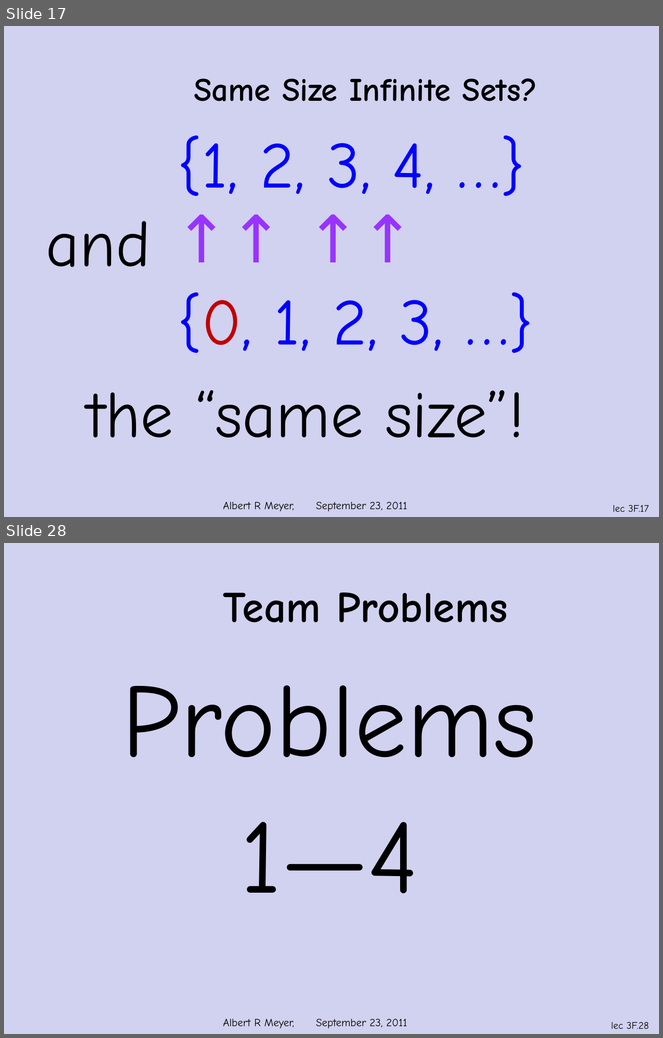
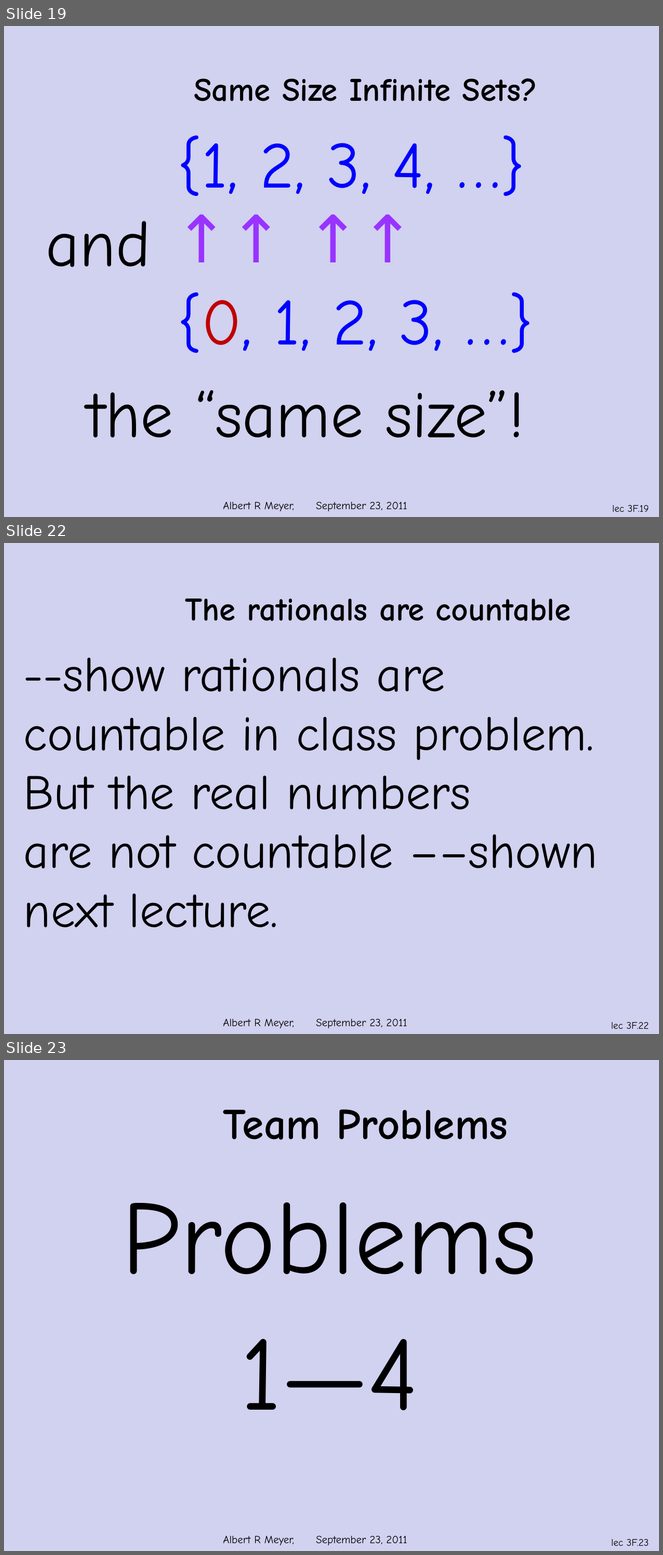
Before and after one commit to armeyer/mcs_web, a slide deck: fall11/slidesF11/slides3f.pptx. Shown one above the other, each under a label of ours: slides 17 and 28 before the commit, slides 19, 22 and 23 after it; the slides between them are not shown. The pictures are 663x1038 and 663x1555 pixels, drawn with LibreOffice and Linux fonts; fonts in the diff are those of the drawing; background and template pictures are left out. Boxes give left, top, right and bottom in pixels: in the first picture for what was removed or moved away, otherwise in the second. Text is boxed around its words. In the diff, an @@ line names an element or a change of style, - is before the commit and + after.

```diff
--- a/fall11/slidesF11/slides3f.pptx
+++ b/fall11/slidesF11/slides3f.pptx
@@ slide 22 added at [4, 543, 659, 1034], background #D1D1F0; not listed: 2 template elements that a slide beside it also shows @@
@@ title added at [185, 599, 571, 621], 36 pt, text #000000, bold @@
+The rationals are countable
@@ text added at [24, 657, 597, 928], 54 pt, text #000000 @@
+--show rationals are
+countable in class problem.
+But the real numbers
+are not countable ––shown
+next lecture.
@@ what was slide 17 is now slide 19 @@
@@ page number at [612, 505, 649, 512]: text changed @@
-lec 3F.17
+lec 3F.19
@@ what was slide 28 is now slide 23 @@
@@ page number at [611, 1539, 649, 1546]: text changed @@
-lec 3F.28
+lec 3F.23
```
Also in this commit, not shown: 7 slides changed, 1 other slide added, 7 slides removed, 1 other file.
